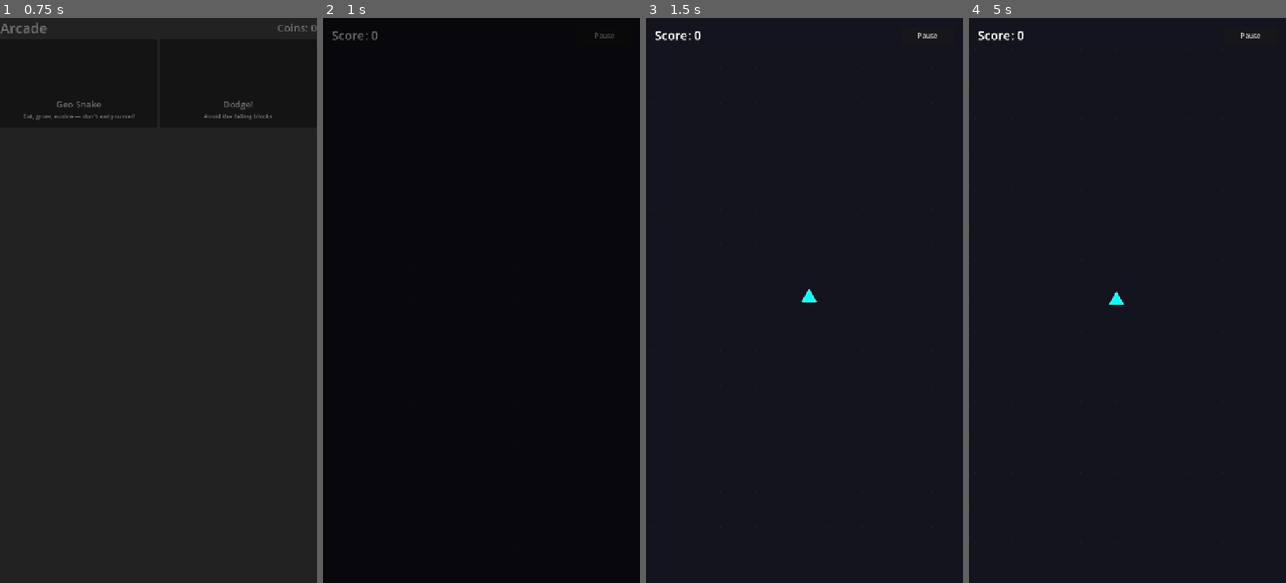
Above: before the commit, frames 1-4 (left to right).
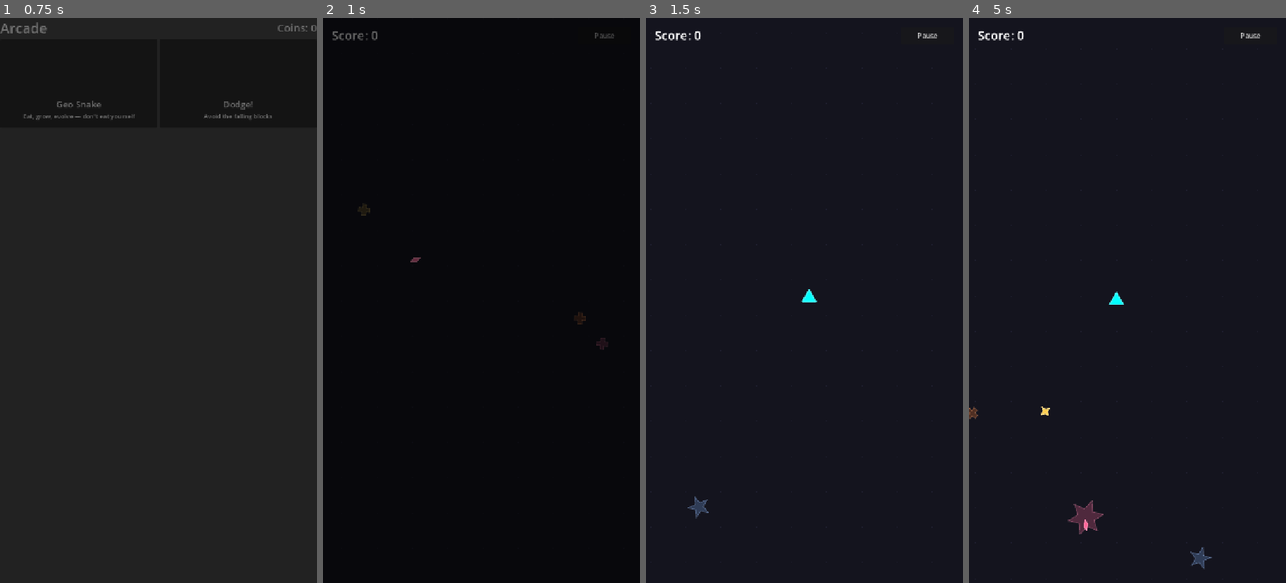
Above: after the commit, the same moments.

Repository: brad-richardson/arcade
Game: Godot game, scene res://hub/hub.tscn
The game is run twice, just before and just after one commit, with the same random seed, the same clock (stepped at 60 frames per second) and the same inputs.
Inputs (mouse positions are in pixels of both pictures, inside the frame that each line leads up to):
- Up to frame 1 (0.75 s): tap Enter at 0.5 s; drag from (79, 85) to (190, 176) at 0.52 s
- Up to frame 2 (1 s): no input
- Up to frame 3 (1.5 s): drag from (899, 385) to (788, 413) at 1.27 s
- Up to frame 4 (5 s): move the mouse to (1032, 215) at 2.02 s; hold Left (ui_left) 2.03-2.75 s; click "Pause" at 2.75 s; click "Resume" at 3.5 s; drag from (1143, 300) to (1032, 215) at 4.27 s

Frame 1 is identical in both runs. In frame 2, less than 0.1% of the frame differs, in the area x 10-90%, y 33-59%; in frame 3, 0.1%; in frame 4, 0.5%, in the area x 0-77%, y 68-98%.

Commit message:
feat(snake): add food spawning, size-gated eating, and map clear condition
Co-Authored-By: Claude Sonnet 4.6 <noreply@anthropic.com>

Diff:
--- /dev/null
+++ b/games/snake/food.gd
@@ -0,0 +1,110 @@
+extends Node2D
+class_name FoodItem
+
+enum FoodShape { RECTANGLE, PARALLELOGRAM, STAR_4, STAR_5, CROSS, STAR_6 }
+enum FoodSize { SMALL, MEDIUM, LARGE }
+
+const SIZE_RANGES: Dictionary = {
+	FoodSize.SMALL: { "radius": 12.0, "worth": 1 },
+	FoodSize.MEDIUM: { "radius": 25.0, "worth": 2 },
+	FoodSize.LARGE: { "radius": 40.0, "worth": 3 },
+}
+
+const FOOD_COLORS: Array[Color] = [
+	Color(1.0, 0.4, 0.6),
+	Color(0.4, 1.0, 0.7),
+	Color(1.0, 0.8, 0.3),
+	Color(0.5, 0.7, 1.0),
+	Color(1.0, 0.5, 0.2),
+]
+
+var food_size: FoodSize = FoodSize.SMALL
+var food_shape: FoodShape = FoodShape.RECTANGLE
+var radius: float = 12.0
+var worth: int = 1
+var color: Color = Color.WHITE
+var locked: bool = false
+var _rotation_speed: float = 0.0
+var _points: PackedVector2Array = PackedVector2Array()
+
+
+func setup(pos: Vector2, size: FoodSize, shape: FoodShape) -> void:
+	position = pos
+	food_size = size
+	food_shape = shape
+	var size_data: Dictionary = SIZE_RANGES[size]
+	radius = size_data["radius"]
+	worth = size_data["worth"]
+	color = FOOD_COLORS[randi() % FOOD_COLORS.size()]
+	_rotation_speed = randf_range(0.5, 1.5) * (1.0 if randf() > 0.5 else -1.0)
+	_points = _generate_shape_points()
+
+
+func _process(delta: float) -> void:
+	rotation += _rotation_speed * delta
+	queue_redraw()
+
+
+func _draw() -> void:
+	var draw_color: Color = color
+	if locked:
+		draw_color = Color(color, 0.25)
+	draw_colored_polygon(_points, draw_color)
+	var outline: Color = draw_color.lightened(0.3)
+	for i: int in range(_points.size()):
+		draw_line(_points[i], _points[(i + 1) % _points.size()], outline, 1.0, true)
+
+
+func update_locked_state(max_eatable: float) -> void:
+	locked = radius > max_eatable
+
+
+func _generate_shape_points() -> PackedVector2Array:
+	match food_shape:
+		FoodShape.RECTANGLE:
+			return _make_rectangle(radius * 1.2, radius * 0.6)
+		FoodShape.PARALLELOGRAM:
+			return _make_parallelogram(radius * 1.2, radius * 0.6, radius * 0.3)
+		FoodShape.STAR_4:
+			return _make_star(4, radius, radius * 0.4)
+		FoodShape.STAR_5:
+			return _make_star(5, radius, radius * 0.4)
+		FoodShape.CROSS:
+			return _make_cross(radius, radius * 0.35)
+		FoodShape.STAR_6:
+			return _make_star(6, radius, radius * 0.5)
+	return PackedVector2Array()
+
+
+func _make_rectangle(w: float, h: float) -> PackedVector2Array:
+	return PackedVector2Array([
+		Vector2(-w / 2, -h / 2), Vector2(w / 2, -h / 2),
+		Vector2(w / 2, h / 2), Vector2(-w / 2, h / 2),
+	])
+
+
+func _make_parallelogram(w: float, h: float, slant: float) -> PackedVector2Array:
+	return PackedVector2Array([
+		Vector2(-w / 2 + slant, -h / 2), Vector2(w / 2 + slant, -h / 2),
+		Vector2(w / 2 - slant, h / 2), Vector2(-w / 2 - slant, h / 2),
+	])
+
+
+func _make_star(points_count: int, outer_r: float, inner_r: float) -> PackedVector2Array:
+	var pts: PackedVector2Array = PackedVector2Array()
+	for i: int in range(points_count * 2):
+		var angle: float = TAU * i / (points_count * 2) - PI / 2.0
+		var r: float = outer_r if i % 2 == 0 else inner_r
+		pts.append(Vector2(cos(angle), sin(angle)) * r)
+	return pts
+
+
+func _make_cross(size: float, thickness: float) -> PackedVector2Array:
+	var s: float = size / 2.0
+	var t: float = thickness / 2.0
+	return PackedVector2Array([
+		Vector2(-t, -s), Vector2(t, -s), Vector2(t, -t),
+		Vector2(s, -t), Vector2(s, t), Vector2(t, t),
+		Vector2(t, s), Vector2(-t, s), Vector2(-t, t),
+		Vector2(-s, t), Vector2(-s, -t), Vector2(-t, -t),
+	])
--- a/games/snake/game.gd
+++ b/games/snake/game.gd
@@ -3,6 +3,7 @@
 
 const MAP_SIZE: Vector2 = Vector2(3600, 6400)
 const FOOD_COUNT: int = 120
+const FOOD_MARGIN: float = 100.0
 const BORDER_COLOR: Color = Color(0.4, 0.4, 0.5)
 const BORDER_WIDTH: float = 4.0
 const BG_COLOR: Color = Color(0.08, 0.08, 0.12)
@@ -13,6 +14,7 @@
 var segments_eaten: int = 0
 var total_food: int = 0
 var snake: Snake
+var _food_container: Node2D
 
 @onready var camera: Camera2D = $Camera2D
 @onready var pause_menu: CanvasLayer = $PauseMenu
@@ -21,6 +23,9 @@
 
 func _ready() -> void:
 	super._ready()
+	_food_container = Node2D.new()
+	add_child(_food_container)
+	_spawn_food()
 	_spawn_snake()
 	var joystick: FloatingJoystick = $UI/Joystick
 	joystick.direction_changed.connect(_on_direction_changed)
@@ -34,6 +39,8 @@
 	camera.position = snake.position
 
 	score_label.text = "Score: %d" % snake.segments_eaten
+
+	_check_food_collision()
 
 	if snake.check_self_collision():
 		_end_game(false)
@@ -53,6 +60,72 @@
 		x += GRID_SPACING
 
 	draw_rect(Rect2(Vector2.ZERO, MAP_SIZE), BORDER_COLOR, false, BORDER_WIDTH)
+
+
+func _spawn_food() -> void:
+	var small_shapes: Array = [
+		FoodItem.FoodShape.RECTANGLE,
+		FoodItem.FoodShape.PARALLELOGRAM,
+		FoodItem.FoodShape.STAR_4,
+	]
+	var medium_shapes: Array = [
+		FoodItem.FoodShape.STAR_5,
+		FoodItem.FoodShape.CROSS,
+	]
+	var large_shapes: Array = [
+		FoodItem.FoodShape.STAR_6,
+	]
+
+	for i: int in range(FOOD_COUNT):
+		var food: FoodItem = FoodItem.new()
+		var pos: Vector2 = Vector2(
+			randf_range(FOOD_MARGIN, MAP_SIZE.x - FOOD_MARGIN),
+			randf_range(FOOD_MARGIN, MAP_SIZE.y - FOOD_MARGIN),
+		)
+
+		var size: FoodItem.FoodSize
+		var shape: FoodItem.FoodShape
+		var roll: float = randf()
+		if roll < 0.55:
+			size = FoodItem.FoodSize.SMALL
+			shape = small_shapes[randi() % small_shapes.size()]
+		elif roll < 0.85:
+			size = FoodItem.FoodSize.MEDIUM
+			shape = medium_shapes[randi() % medium_shapes.size()]
+		else:
+			size = FoodItem.FoodSize.LARGE
+			shape = large_shapes[randi() % large_shapes.size()]
+
+		food.setup(pos, size, shape)
+		_food_container.add_child(food)
+
+	total_food = FOOD_COUNT
+
+
+func _check_food_collision() -> void:
+	var head_pos: Vector2 = snake.position
+	var head_r: float = snake.get_head_radius()
+	var max_eatable: float = snake.get_max_eatable_size()
+
+	for food: Node in _food_container.get_children():
+		if not food is FoodItem:
+			continue
+		var f: FoodItem = food as FoodItem
+		f.update_locked_state(max_eatable)
+
+		if f.locked:
+			continue
+
+		var dist: float = head_pos.distance_to(f.position)
+		if dist < head_r + f.radius * 0.5:
+			snake.grow(f.worth)
+			segments_eaten = snake.segments_eaten
+			f.queue_free()
+			total_food -= 1
+
+			if total_food <= 0:
+				_end_game(true)
+			return
 
 
 func _spawn_snake() -> void:
